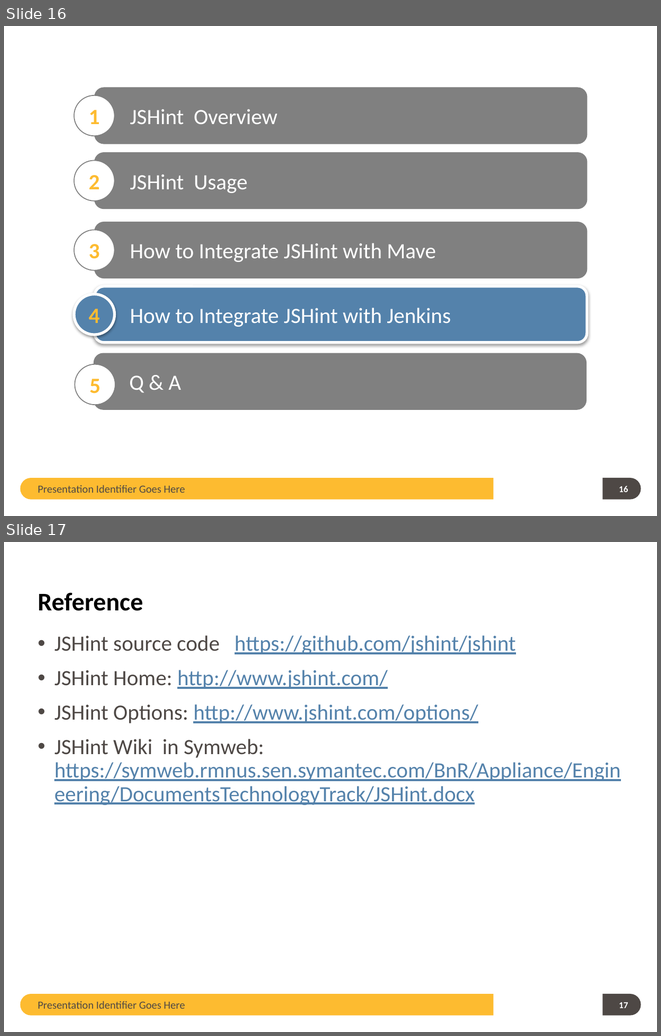
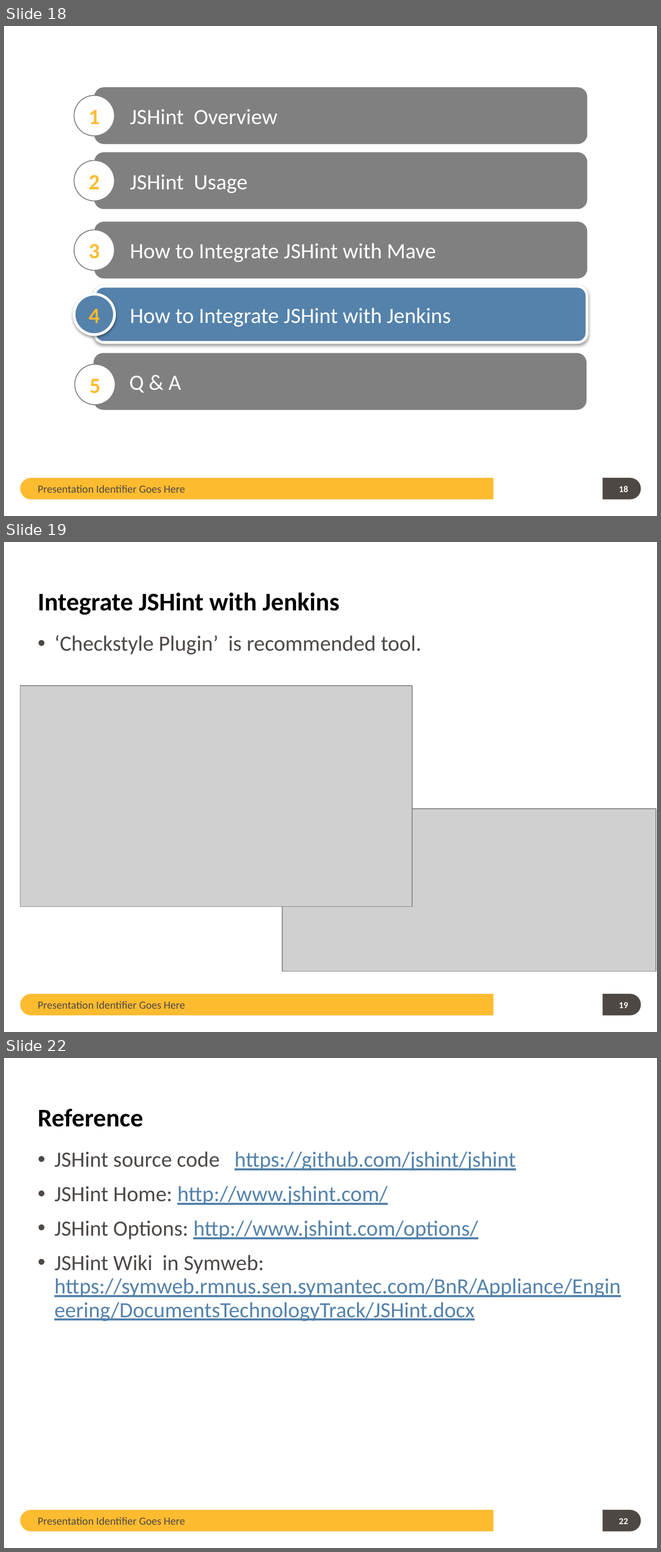
Before and after one commit to guangweiqiao/EIMS, a slide deck: EIMS/doc/JSHint TOI.pptx. Shown one above the other, each under a label of ours: slides 16 and 17 before the commit, slides 18, 19 and 22 after it; the slides between them are not shown. The pictures are 661x1036 and 661x1552 pixels, drawn with LibreOffice and Linux fonts; fonts in the diff are those of the drawing; grey boxes stand for pictures; background and template pictures are left out. Boxes give left, top, right and bottom in pixels: in the first picture for what was removed or moved away, otherwise in the second. Text is boxed around its words. In the diff, an @@ line names an element or a change of style, - is before the commit and + after.

```diff
--- a/EIMS/doc/JSHint TOI.pptx
+++ b/EIMS/doc/JSHint TOI.pptx
@@ slide 19 added at box(4, 542, 657, 1032), background #FFFFFF; not listed: 2 template elements that a slide beside it also shows @@
@@ title added at box(38, 592, 339, 615), 28 pt, text #000000, bold @@
+Integrate JSHint with Jenkins
@@ text added at box(54, 635, 421, 654), 24 pt, text #4E4845 @@
+• ‘Checkstyle Plugin’ is recommended tool.
@@ picture added at box(20, 686, 412, 906) @@
@@ picture added at box(282, 809, 656, 970) @@
@@ text added at box(38, 1000, 185, 1008), 12 pt, text #4E4845 @@
+Presentation Identifier Goes Here
@@ page number added at box(619, 1002, 628, 1008), 10 pt, text #FFFFFF, bold @@
+19
@@ what was slide 16 is now slide 18 @@
@@ page number at box(619, 486, 628, 492): text changed @@
-16
+18
@@ what was slide 17 is now slide 22 @@
@@ page number at box(619, 1518, 628, 1524): text changed @@
-17
+22
```
Also in this commit, not shown: 1 slide changed, 5 other slides added.
